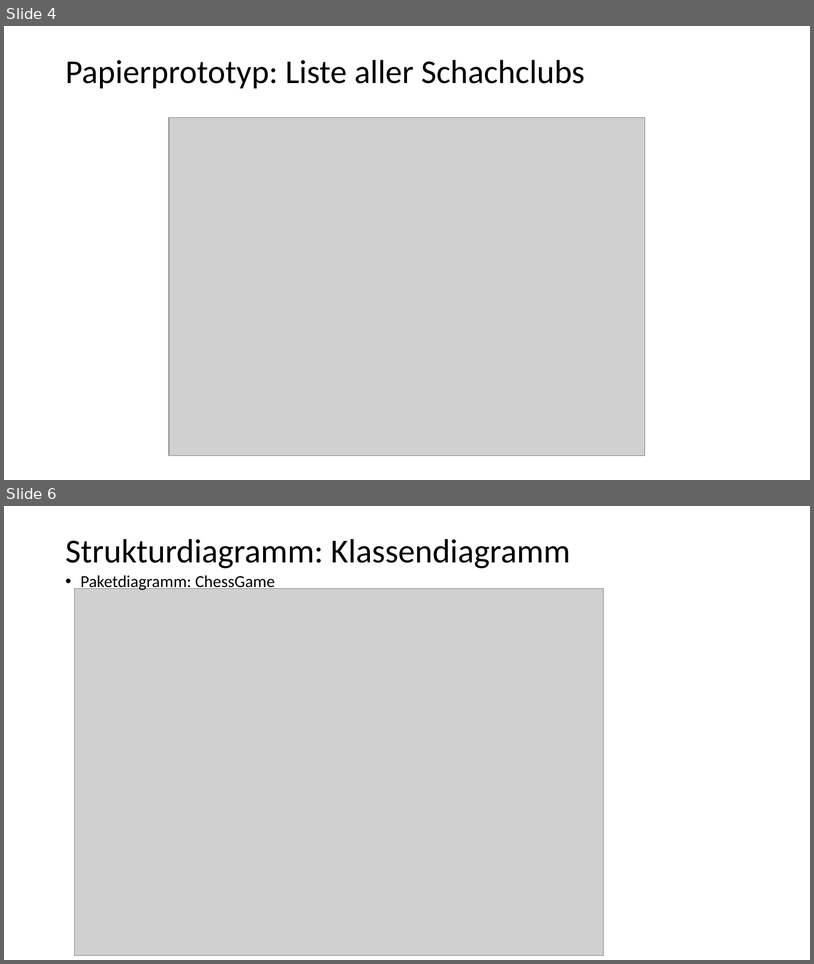
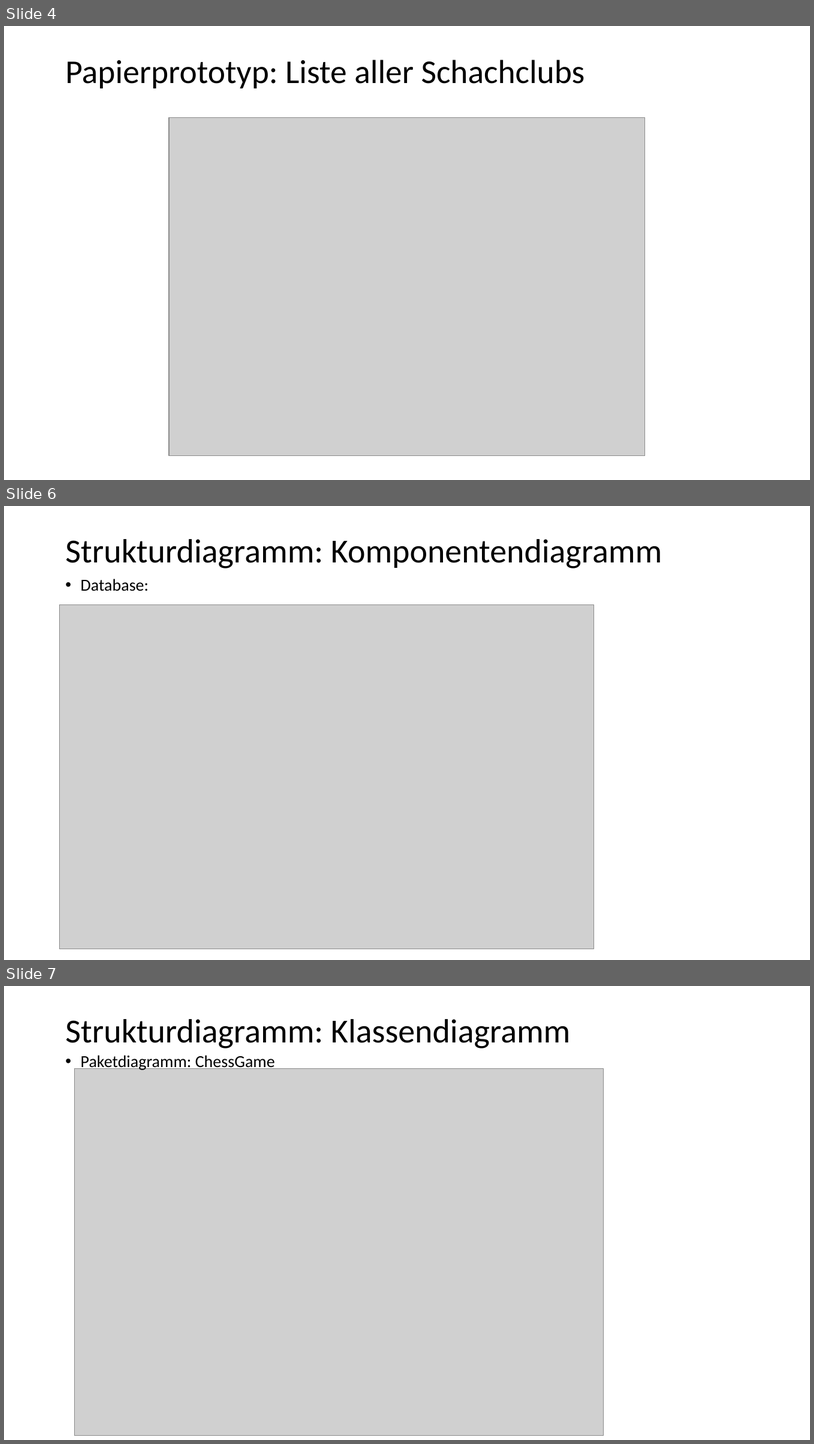
Before and after one commit to Kaan2474/ChesSEP, a slide deck: Projektmappe/Zyklus 2/Willkommen zur Präsentation der ChesSEP - Zyklus II.pptx. Shown one above the other, each under a label of ours: slides 4 and 6 before the commit, slides 4, 6 and 7 after it; the slides between them are not shown. The pictures are 814x964 and 814x1444 pixels, drawn with LibreOffice and Linux fonts; fonts in the diff are those of the drawing; grey boxes stand for pictures. Boxes give left, top, right and bottom in pixels: in the first picture for what was removed or moved away, otherwise in the second. Text is boxed around its words. In the diff, an @@ line names an element or a change of style, - is before the commit and + after.

```diff
--- a/Projektmappe/Zyklus 2/Willkommen zur Präsentation der ChesSEP - Zyklus II.pptx
+++ b/Projektmappe/Zyklus 2/Willkommen zur Präsentation der ChesSEP - Zyklus II.pptx
@@ slide 6 added at (x1=4, y1=506, x2=810, y2=960), background #FFFFFF @@
@@ title added at (x1=65, y1=539, x2=662, y2=568), 40 pt, text #000000 @@
+Strukturdiagramm: Komponentendiagramm
@@ text added at (x1=81, y1=579, x2=149, y2=591), 20 pt, text #000000 @@
+• Database:
@@ picture added at (x1=60, y1=604, x2=594, y2=949) @@
@@ what was slide 6 is now slide 7 @@
```
Also in this commit, not shown: 1 other slide added, 1 slide removed.
